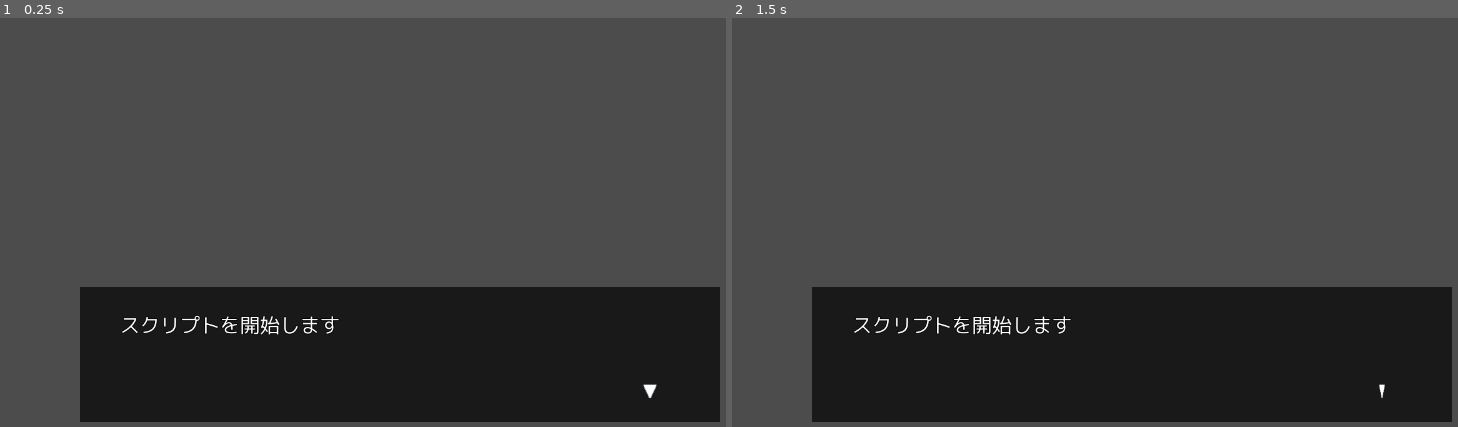
Above: before the commit, frames 1-2 (left to right).
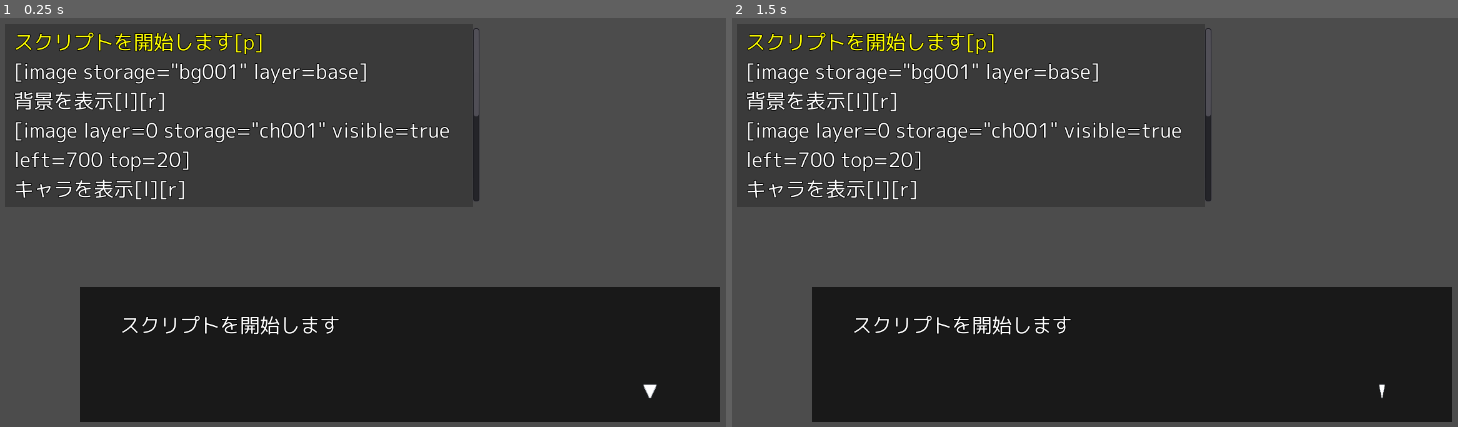
Above: after the commit, the same moments.

Repository: syun77/gd_kirikiriz
Game: Godot game, scene res://Main.tscn
Two runs of this game, one before a commit and one after it. Both use one fixed random seed, a clock stepped at 60 frames per second and the inputs below.
Inputs:
- Up to frame 1 (0.25 s): no input
- Up to frame 2 (1.5 s): tap Enter at 0.5 s

The runs differ from the first frame. In frame 1, 4.3% of the frame differs, in the area x 1-66%, y 2-45%; in frame 2, 4.3%.

Commit message:
デバッグログの表示を実装

Diff:
--- a/TestKirikiri/Main.gd
+++ b/TestKirikiri/Main.gd
@@ -93,17 +93,26 @@
 	CONTINUE, # 継続する.
 }
 
+# --------------------------------------
+# onready.
+# --------------------------------------
 # 会話ウィンドウテキスト.
 onready var _text = $LayerTalkWindow/Window/Text
 # 会話ウィンドウカーソル.
 onready var _cursor = $LayerTalkWindow/Window/Cursor
-
+# デバッグログ.
+onready var _dbg_log = $LayerDbg/DbgLog
+
+# --------------------------------------
+# vars.
+# --------------------------------------
 # コマンドリスト.
 var _timer = 0.0
 var _state = eState.EXEC_SCRIPT
 var _cmd_idx = 0 # コマンド実行カウンタ.
 var _cmd_list = [] # コマンドリスト.
 var _cmd = null # 現在実行中のコマンド.
+var _script_text = [] # スクリプトのテキスト.
 
 func _ready() -> void:
 	# スクリプトファイルの読み込み
@@ -117,11 +126,6 @@
 
 # 更新.
 func _process(delta: float) -> void:
-	# デバッグ用
-	if Input.is_action_just_pressed("ui_cancel"):
-		# リロードする
-		get_tree().change_scene("res://Main.tscn")
-
 	# スクリプトの更新.
 	match _state:
 		eState.EXEC_SCRIPT: # スクリプト実行中.
@@ -132,6 +136,8 @@
 			_time_wait(delta) # 一定時間待つ.
 		eState.END: # 終了.
 			_text.text = "<<スクリプト終了>>"
+
+	_update_debug()
 # --------------------------------------
 # ここから_stateに対応する処理.
 # --------------------------------------
@@ -299,6 +305,10 @@
 		line = line.strip_edges ()
 		if line == "":
 			continue # 空行は読み飛ばします.
+
+		# デバッグログ用に保存しておく.
+		_script_text.append(line)
+
 		#print(line)
 		var tag = _parse_tag(line)
 		if tag:
@@ -381,3 +391,26 @@
 
 	var kag = KAGMsg.new(msg, is_click, is_ctrl, is_pf)
 	return kag
+
+# ----------------------------------------
+# 以下デバッグ用のコード.
+# ----------------------------------------
+func _update_debug() -> void:
+	# デバッグ用
+	if Input.is_action_just_pressed("ui_cancel"):
+		# リロードする
+		get_tree().change_scene("res://Main.tscn")
+
+	# デバッグログ更新.
+	var text = ""
+	for i in range(_script_text.size()):
+			var idx = i + 1 # 1始まり
+			if i != 0:
+				text += "\n"
+			if idx == _cmd_idx:
+				text += "[color=yellow]"
+			text += _script_text[i]
+			if idx == _cmd_idx:
+				text += "[/color]"
+	_dbg_log.scroll_to_line(_cmd_idx - 3)
+	_dbg_log.bbcode_text = text
--- a/TestKirikiri/Main.tscn
+++ b/TestKirikiri/Main.tscn
@@ -37,3 +37,28 @@
 [node name="Cursor" type="Sprite" parent="LayerTalkWindow/Window"]
 position = Vector2( 912, 165 )
 texture = ExtResource( 3 )
+
+[node name="LayerDbg" type="CanvasLayer" parent="."]
+
+[node name="ColorRect" type="ColorRect" parent="LayerDbg"]
+margin_left = 8.0
+margin_top = 75.0
+margin_right = 757.0
+margin_bottom = 368.0
+color = Color( 0, 0, 0, 0.235294 )
+
+[node name="DbgLog" type="RichTextLabel" parent="LayerDbg"]
+margin_left = 22.0
+margin_top = 81.0
+margin_right = 768.0
+margin_bottom = 360.0
+theme = ExtResource( 2 )
+bbcode_enabled = true
+bbcode_text = "hogehoge
+[color=yellow]piyopiyo[/color]
+momomomo
+"
+text = "hogehoge
+piyopiyo
+momomomo
+"
